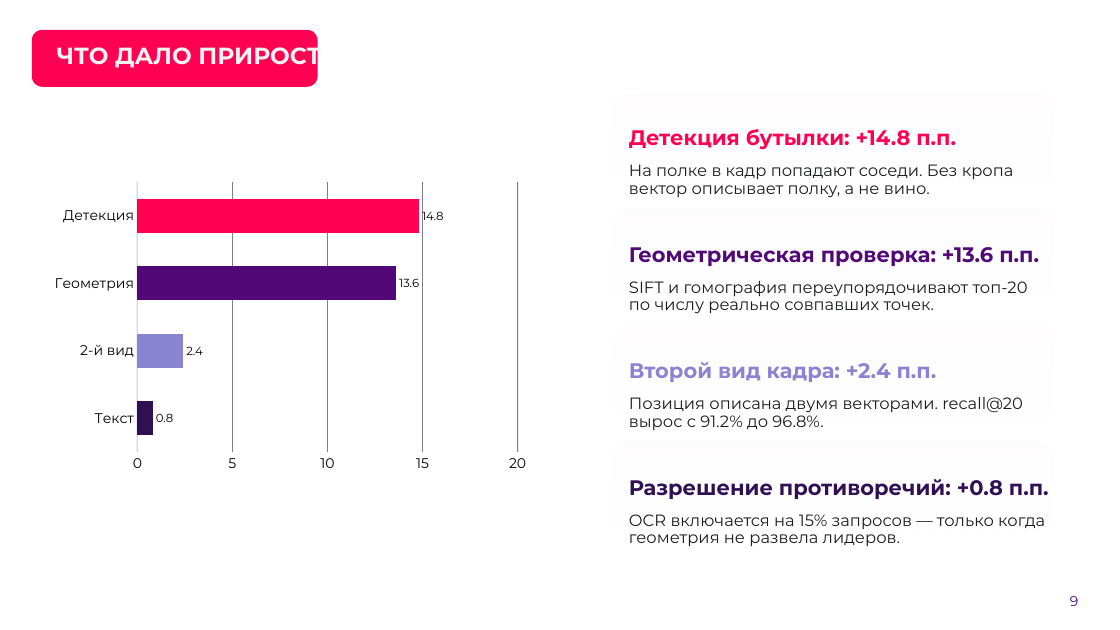
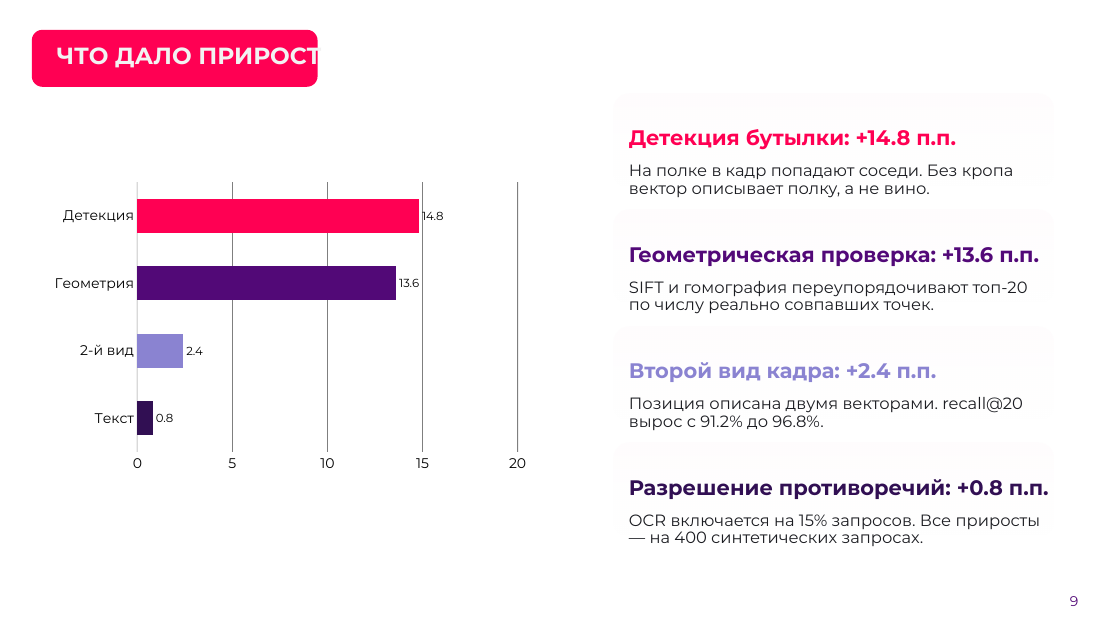
Before and after one commit to AlexGvr/rus_vines, a slide deck: slide 9 of ЛЦТ2026 Сканер российских вин.pptx. Drawn at 1120x630 pixels with LibreOffice and Linux fonts; fonts in the diff are those of the drawing; background and template pictures are left out. Boxes give left, top, right and bottom in pixels: in the first picture for what was removed or moved away, otherwise in the second. Text is boxed around its words. In the diff, an @@ line names an element or a change of style, - is before the commit and + after.

```diff
--- a/ЛЦТ2026 Сканер российских вин.pptx
+++ b/ЛЦТ2026 Сканер российских вин.pptx
@@ text at (629,514,1041,546): text changed @@
-OCR включается на 15% запросов — только когда геометрия не развела лидеров.
+OCR включается на 15% запросов. Все приросты — на 400 синтетических запросах.
```
Also in this commit, not shown: 13 other slides changed, 1 slide added, 40 other files.
